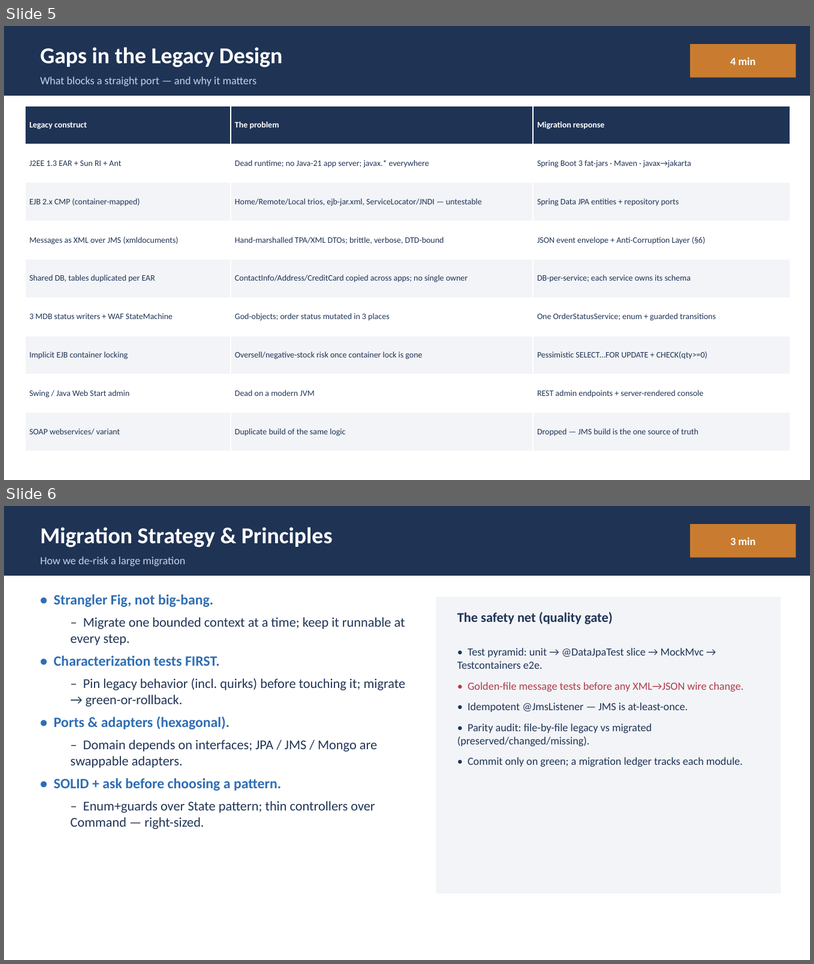
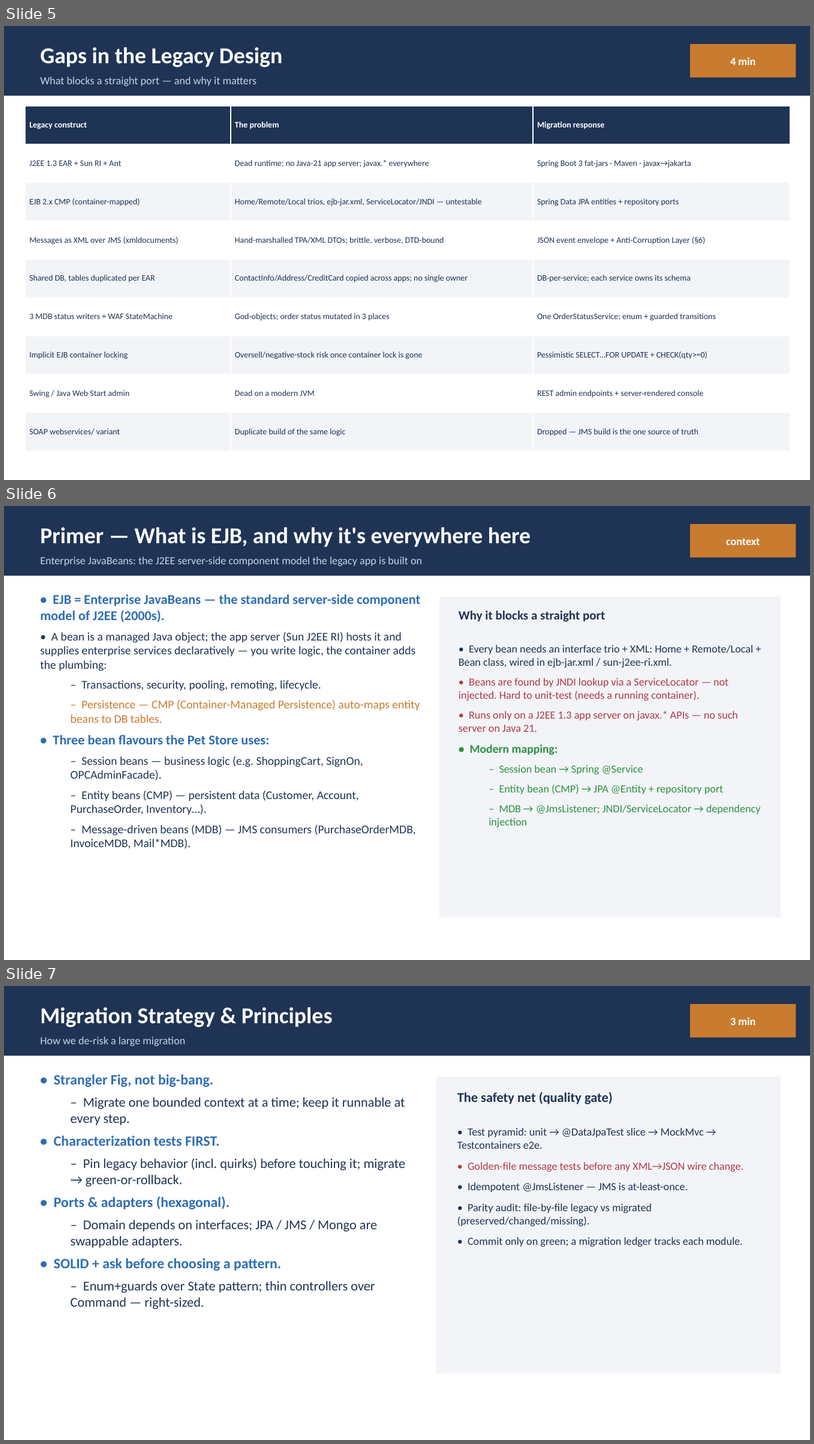
Before and after one commit to Vishak-94/pet-store, a slide deck: docs/PetStore_Demo_45min.pptx. Shown one above the other, each under a label of ours: slides 5 and 6 before the commit, slides 5, 6 and 7 after it. The pictures are 814x964 and 814x1444 pixels, drawn with LibreOffice and Linux fonts; fonts in the diff are those of the drawing. Boxes give left, top, right and bottom in pixels: in the first picture for what was removed or moved away, otherwise in the second. Text is boxed around its words. In the diff, an @@ line names an element or a change of style, - is before the commit and + after.

Commit message:
Add EJB primer slide to 45-min demo deck
Insert a dedicated 'What is EJB' slide after the Gaps table: explains the
J2EE server-side component model (session/entity-CMP/message-driven beans),
what the container provided, why it blocks a straight port (interface trios +
XML descriptors + JNDI/ServiceLocator, javax.* on a dead app server), and the
Spring mapping (@Service / JPA @Entity / @JmsListener + DI). Deck now 19 slides.

```diff
--- a/docs/PetStore_Demo_45min.pptx
+++ b/docs/PetStore_Demo_45min.pptx
@@ slide 6 added at <box>4,506,810,960</box>, background #FFFFFF @@
@@ rectangle added at <box>4,506,810,576</box>, fill #1F3355 @@
@@ text added at <box>40,527,531,547</box>, 27 pt, text #FFFFFF, bold @@
+Primer — What is EJB, and why it's everywhere here
@@ rectangle added at <box>690,524,797,558</box>, fill #C97C2F @@
@@ text added at <box>726,538,760,545</box>, 13 pt, text #FFFFFF, bold @@
+context
@@ text added at <box>40,556,422,566</box>, 13 pt, text #C5D3E6 @@
+Enterprise JavaBeans: the J2EE server-side component model the legacy app is built on
@@ text added at <box>40,594,420,849</box>, 14 pt, text #1F3355 @@
+• EJB = Enterprise JavaBeans — the standard server-side component model of J2EE (2000s).
+• A bean is a managed Java object; the app server (Sun J2EE RI) hosts it and supplies enterprise services declaratively — you write logic, the container adds the plumbing:
+  – Transactions, security, pooling, remoting, lifecycle.
+  – Persistence — CMP (Container-Managed Persistence) auto-maps entity beans to DB tables.
+• Three bean flavours the Pet Store uses:
+  – Session beans — business logic (e.g. ShoppingCart, SignOn, OPCAdminFacade).
+  – Entity beans (CMP) — persistent data (Customer, Account, PurchaseOrder, Inventory…).
+  – Message-driven beans (MDB) — JMS consumers (PurchaseOrderMDB, InvoiceMDB, Mail*MDB).
@@ rectangle added at <box>440,597,782,918</box>, fill #F2F4F7 @@
@@ text added at <box>459,610,605,622</box>, 15 pt, text #1F3355, bold @@
+Why it blocks a straight port
@@ text added at <box>459,645,761,827</box>, 13 pt, text #B23A48 @@
+• Every bean needs an interface trio + XML: Home + Remote/Local + Bean class, wired in ejb-jar.xml / sun-j2ee-ri.xml.
+• Beans are found by JNDI lookup via a ServiceLocator — not injected. Hard to unit-test (needs a running container).
+• Runs only on a J2EE 1.3 app server on javax.* APIs — no such server on Java 21.
+• Modern mapping:
+  – Session bean → Spring @Service
+  – Entity bean (CMP) → JPA @Entity + repository port
+  – MDB → @JmsListener; JNDI/ServiceLocator → dependency injection
@@ what was slide 6 is now slide 7 @@
```
Also in this commit, not shown: 1 other file.
